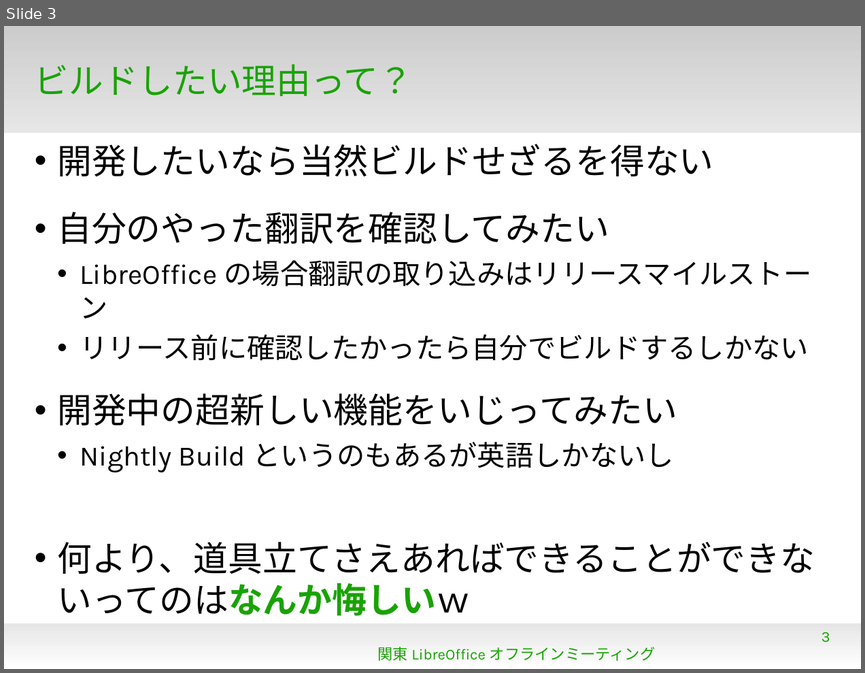
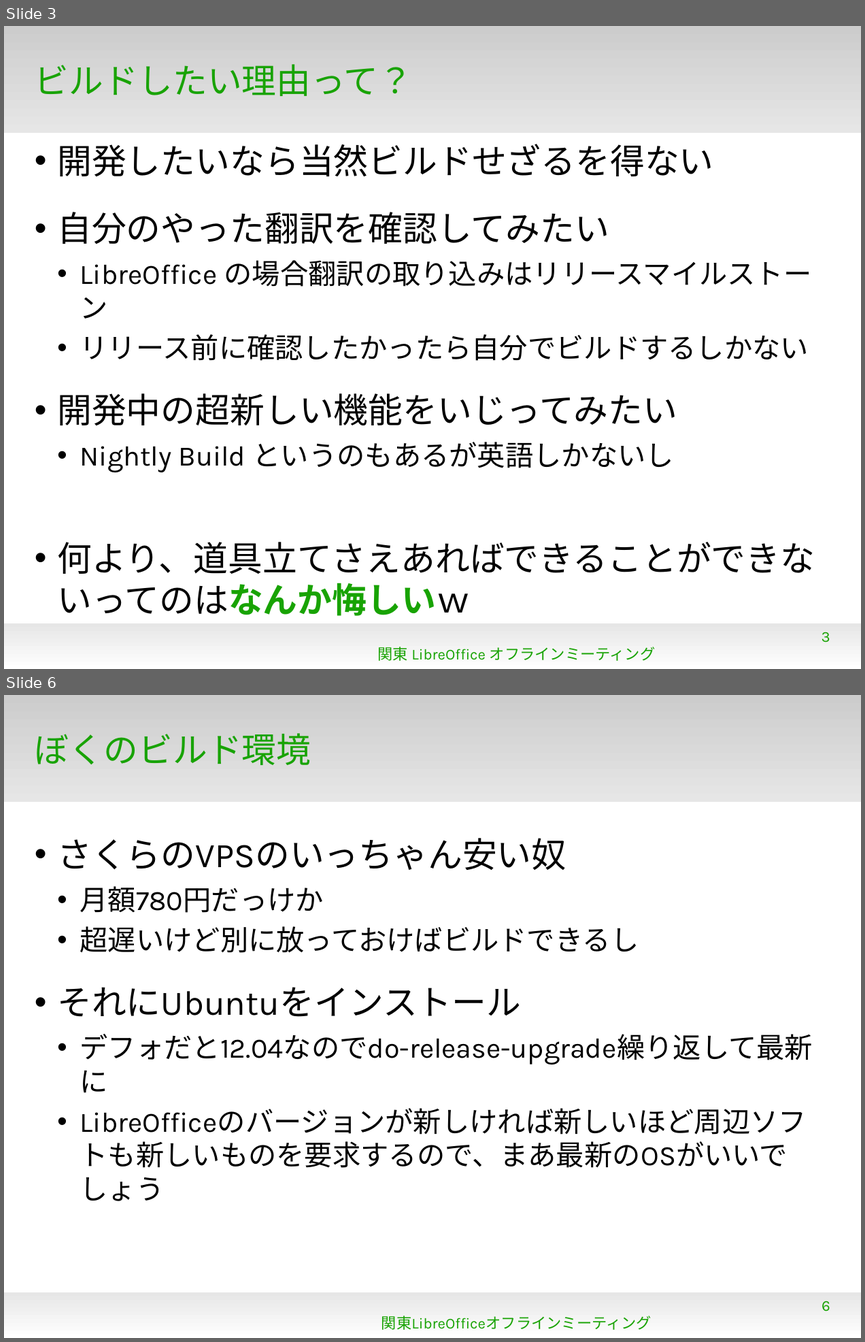
Before and after one commit to naruoga/KantoLibreOffice, a slide deck: Sep2013/BuildLinuxBasic.odp. Shown one above the other, each under a label of ours: slide 3 before the commit, slides 3 and 6 after it; the slides between them are not shown. The pictures are 865x673 and 865x1342 pixels, drawn with LibreOffice and Linux fonts; fonts in the diff are those of the drawing; background and template pictures are left out. Boxes give left, top, right and bottom in pixels: in the first picture for what was removed or moved away, otherwise in the second. Text is boxed around its words. In the diff, an @@ line names an element or a change of style, - is before the commit and + after.

```diff
--- a/Sep2013/BuildLinuxBasic.odp
+++ b/Sep2013/BuildLinuxBasic.odp
@@ slide 6 added at (4, 695, 861, 1338), background #FFFFFF; not listed: 2 template elements that a slide beside it also shows @@
@@ title added at (35, 733, 311, 765), 32 pt, text #18A303 @@
+ぼくのビルド環境
@@ text added at (57, 838, 813, 1168), 26 pt, text #000000 @@
+• さくらのVPSのいっちゃん安い奴
+  • 月額780円だっけか
+  • 超遅いけど別に放っておけばビルドできるし
+• それにUbuntuをインストール
+  • デフォだと12.04なのでdo-release-upgrade繰り返して最新に
+  • LibreOfficeのバージョンが新しければ新しいほど周辺ソフトも新しいものを要求するので、まあ最新のOSがいいでしょう
@@ page number added at (821, 1301, 830, 1311), 14 pt, text #18A303 @@
+6
@@ text added at (381, 1315, 651, 1329), 14 pt, text #18A303 @@
+関東LibreOfficeオフラインミーティング
```
Also in this commit, not shown: 2 slides changed, 4 other slides added, 3 other files.
